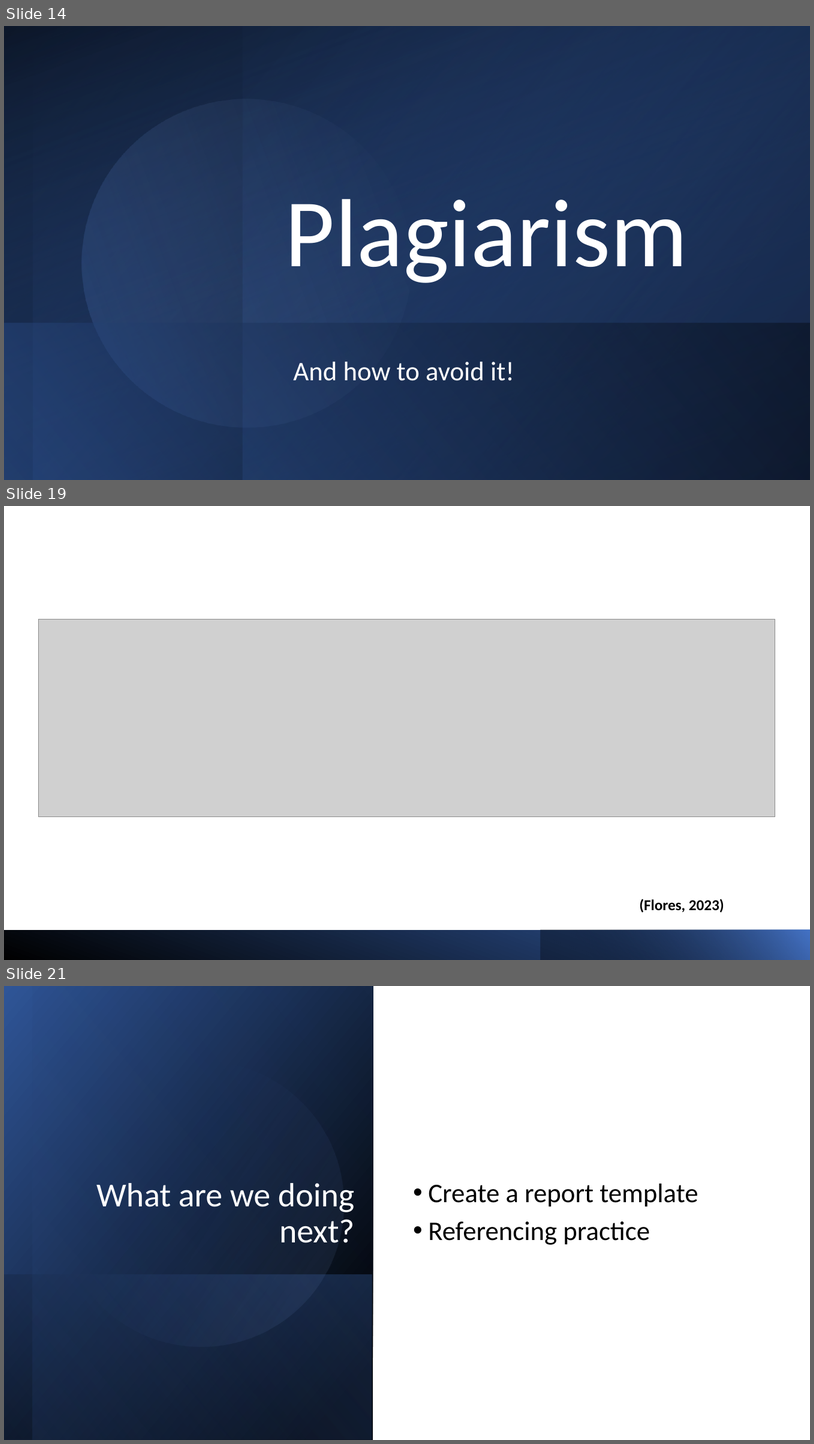
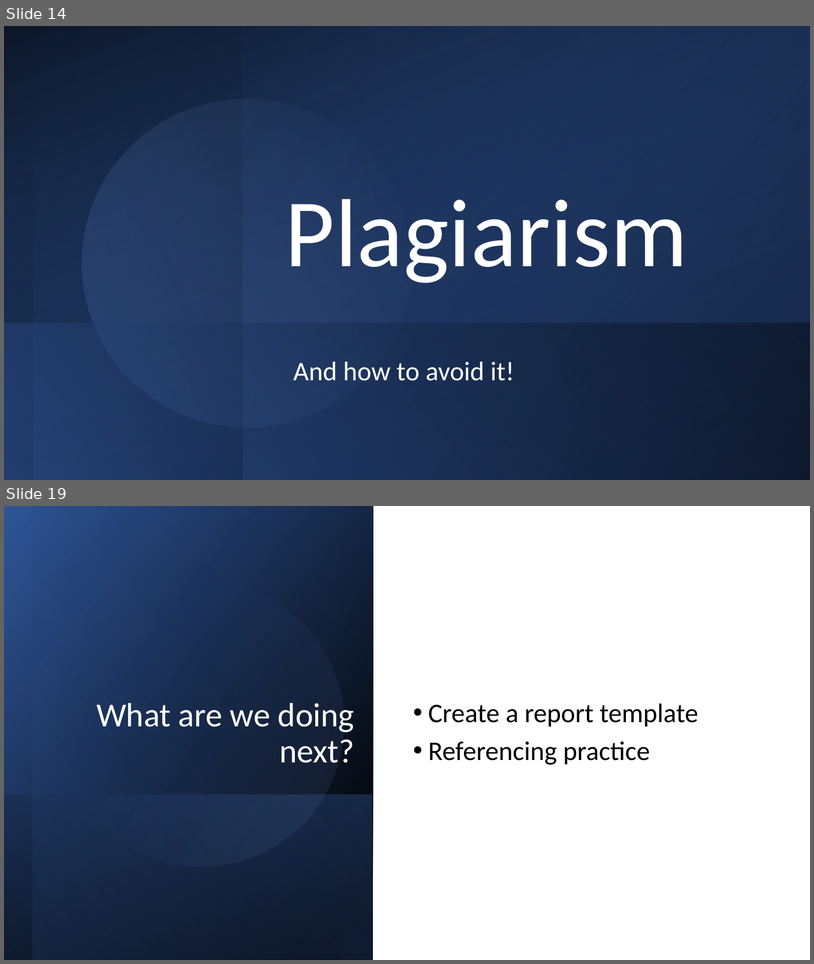
Before and after one commit to robinja4/FlexIT, a slide deck: Report Writing & Referencing.pptx. Shown one above the other, each under a label of ours: slides 14, 19 and 21 before the commit, slides 14 and 19 after it; the slides between them are not shown. The pictures are 814x1444 and 814x964 pixels, drawn with LibreOffice and Linux fonts; fonts in the diff are those of the drawing; grey boxes stand for pictures. Boxes give left, top, right and bottom in pixels: in the first picture for what was removed or moved away, otherwise in the second. Text is boxed around its words. In the diff, an @@ line names an element or a change of style, - is before the commit and + after.

```diff
--- a/Report Writing & Referencing.pptx
+++ b/Report Writing & Referencing.pptx
@@ slide 19 removed at <box>4,506,810,960</box>, background #FFFFFF @@
@@ picture removed at <box>39,619,776,816</box> @@
@@ text removed at <box>639,898,725,912</box> @@
-(Flores, 2023)
@@ rectangle removed at <box>4,930,810,960</box> @@
@@ rectangle removed at <box>541,930,810,960</box> @@
@@ what was slide 21 is now slide 19 @@
```
Also in this commit, not shown: 13 slides changed, 1 other slide removed, 2 other files.
